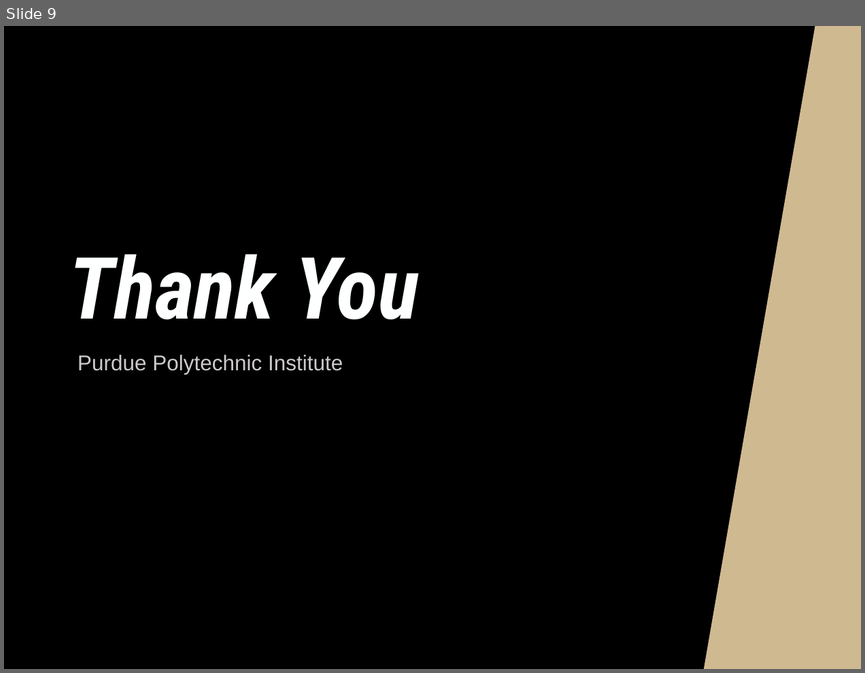
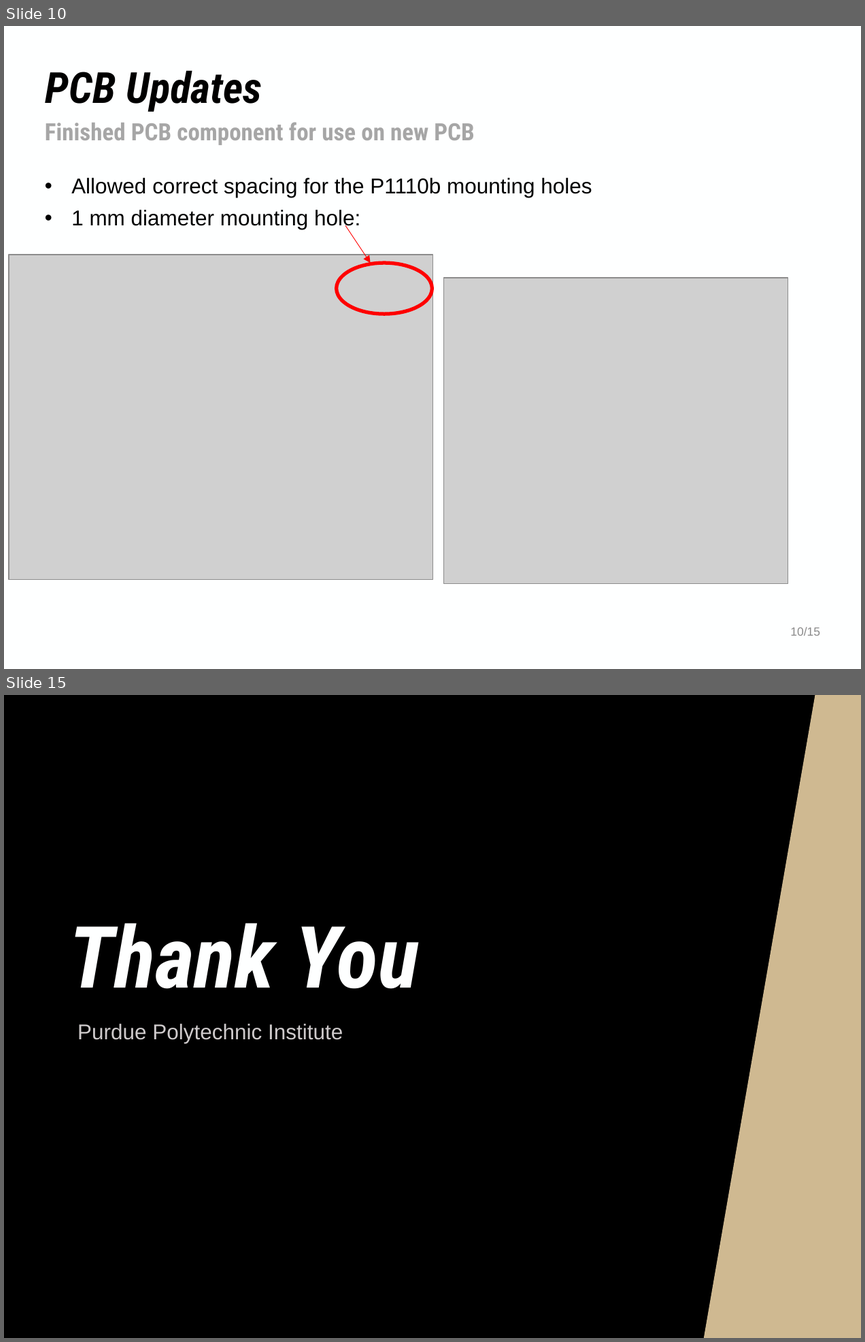
Before and after one commit to NHuang58/Biomedical_Device_PCB, a slide deck: Documentation/Slides/Week_32.pptx. Shown one above the other, each under a label of ours: slide 9 before the commit, slides 10 and 15 after it; the slides between them are not shown. The pictures are 865x673 and 865x1342 pixels, drawn with LibreOffice and Linux fonts; fonts in the diff are those of the drawing; grey boxes stand for pictures; background and template pictures are left out. Boxes give left, top, right and bottom in pixels: in the first picture for what was removed or moved away, otherwise in the second. Text is boxed around its words. In the diff, an @@ line names an element or a change of style, - is before the commit and + after.

```diff
--- a/Documentation/Slides/Week_32.pptx
+++ b/Documentation/Slides/Week_32.pptx
@@ slide 10 added at (4,26,861,669), background #FEFFFF @@
@@ title added at (45,70,262,112), 36 pt, text #000000, bold, italic @@
+PCB Updates
@@ text added at (45,122,475,145), 20 pt, text #A6A6A6, bold @@
+Finished PCB component for use on new PCB
@@ text added at (71,178,592,229), 18 pt, text #000000 @@
+• Allowed correct spacing for the P1110b mounting holes
+• 1 mm diameter mounting hole:
@@ arrow added from (345, 226) to (370, 263), #FF0000 0.5 pt @@
@@ picture added at (9,254,433,580) @@
@@ ellipse added at (337,263,432,314), outline #FF0000 3 pt @@
@@ picture added at (443,278,787,584) @@
@@ text added at (790,626,820,635), 10 pt, text #8C8C8C @@
+10/15
@@ what was slide 9 is now slide 15 @@
```
Also in this commit, not shown: 3 slides changed, 10 other slides added, 5 slides removed, 16 other files.
